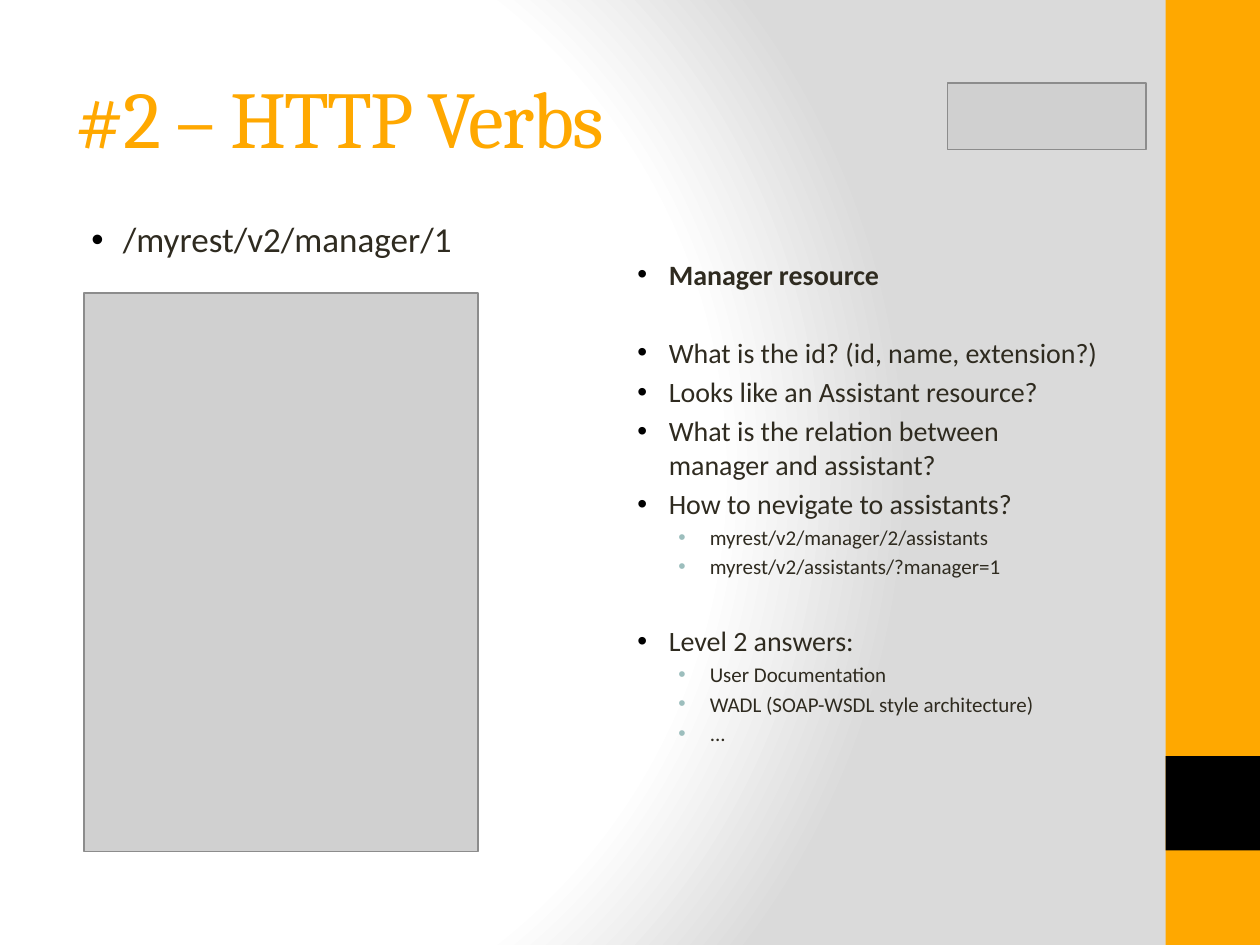
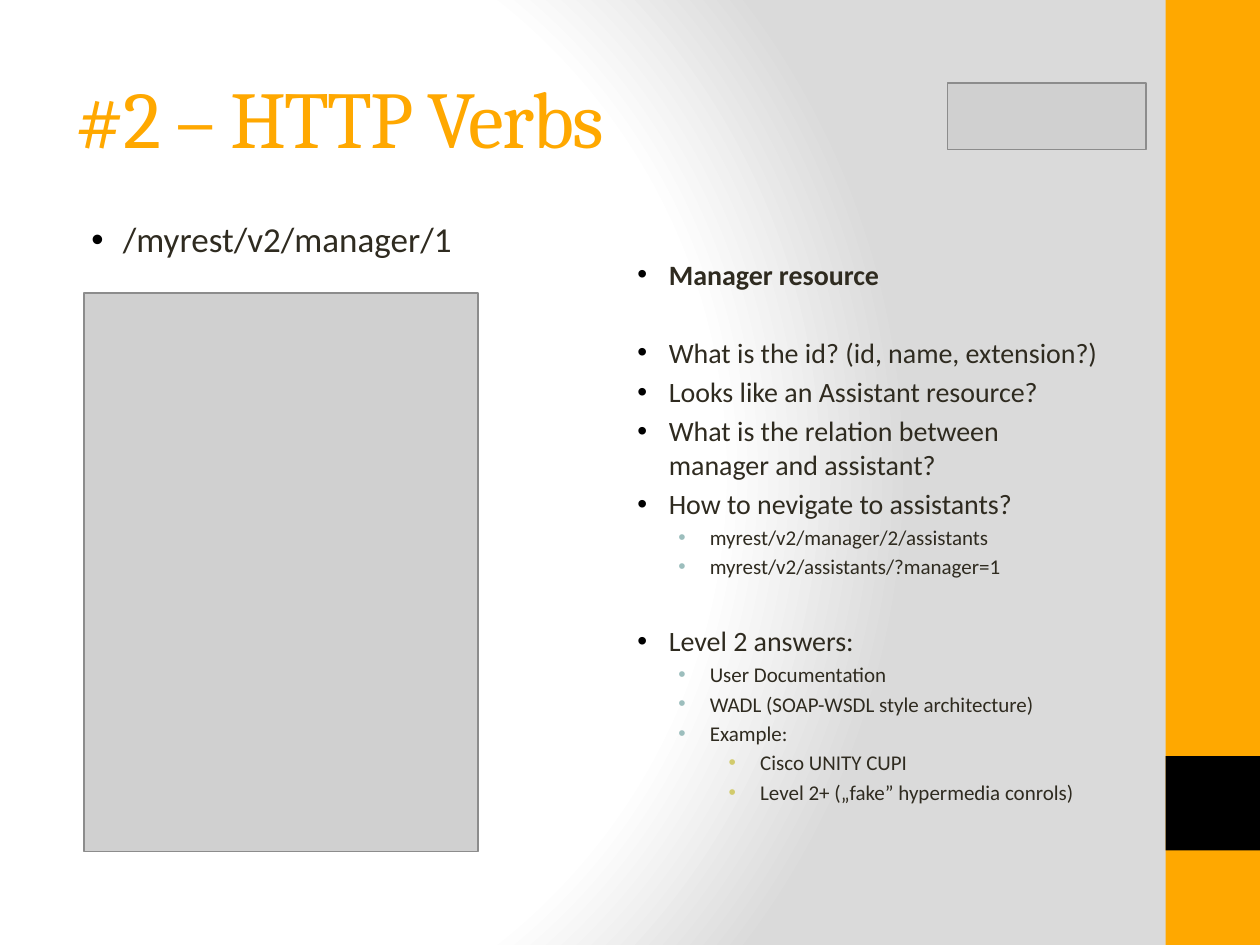
Before and after one commit to istibekesi/my-restful-api, a slide deck: slide 10 of doc/RESTful API Design.pptx. Drawn at 1260x945 pixels with LibreOffice and Linux fonts; fonts in the diff are those of the drawing; grey boxes stand for pictures. Boxes give left, top, right and bottom in pixels: in the first picture for what was removed or moved away, otherwise in the second. Text is boxed around its words. In the diff, an @@ line names an element or a change of style, - is before the commit and + after.

```diff
--- a/doc/RESTful API Design.pptx
+++ b/doc/RESTful API Design.pptx
@@ text at [710,726,1073,804]: text changed @@
-  • ...
+  • Example:
+    • Cisco UNITY CUPI
+    • Level 2+ („fake” hypermedia conrols)
```
Also in this commit, not shown: 3 other slides changed, 1 slide added, 1 slide removed, 5 other files.
